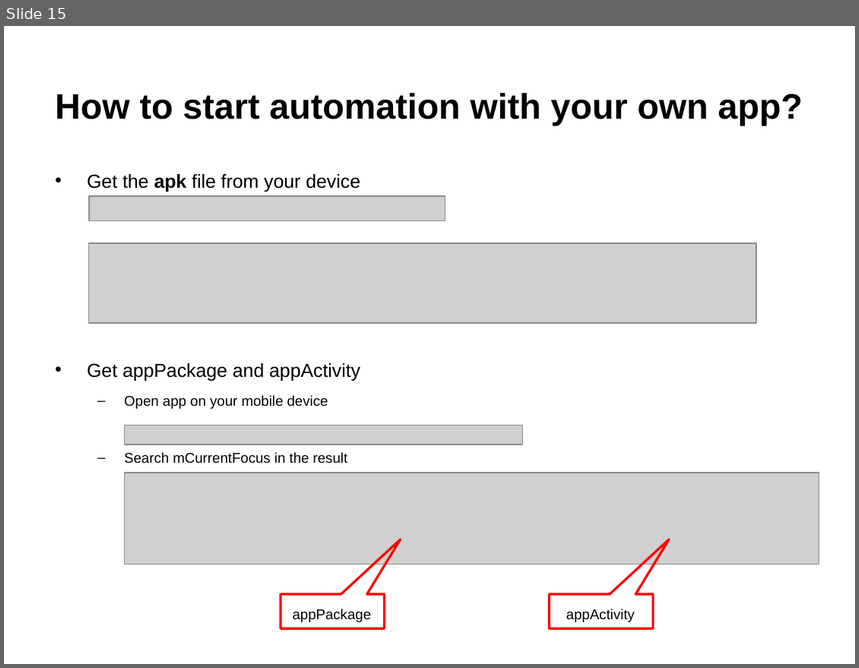
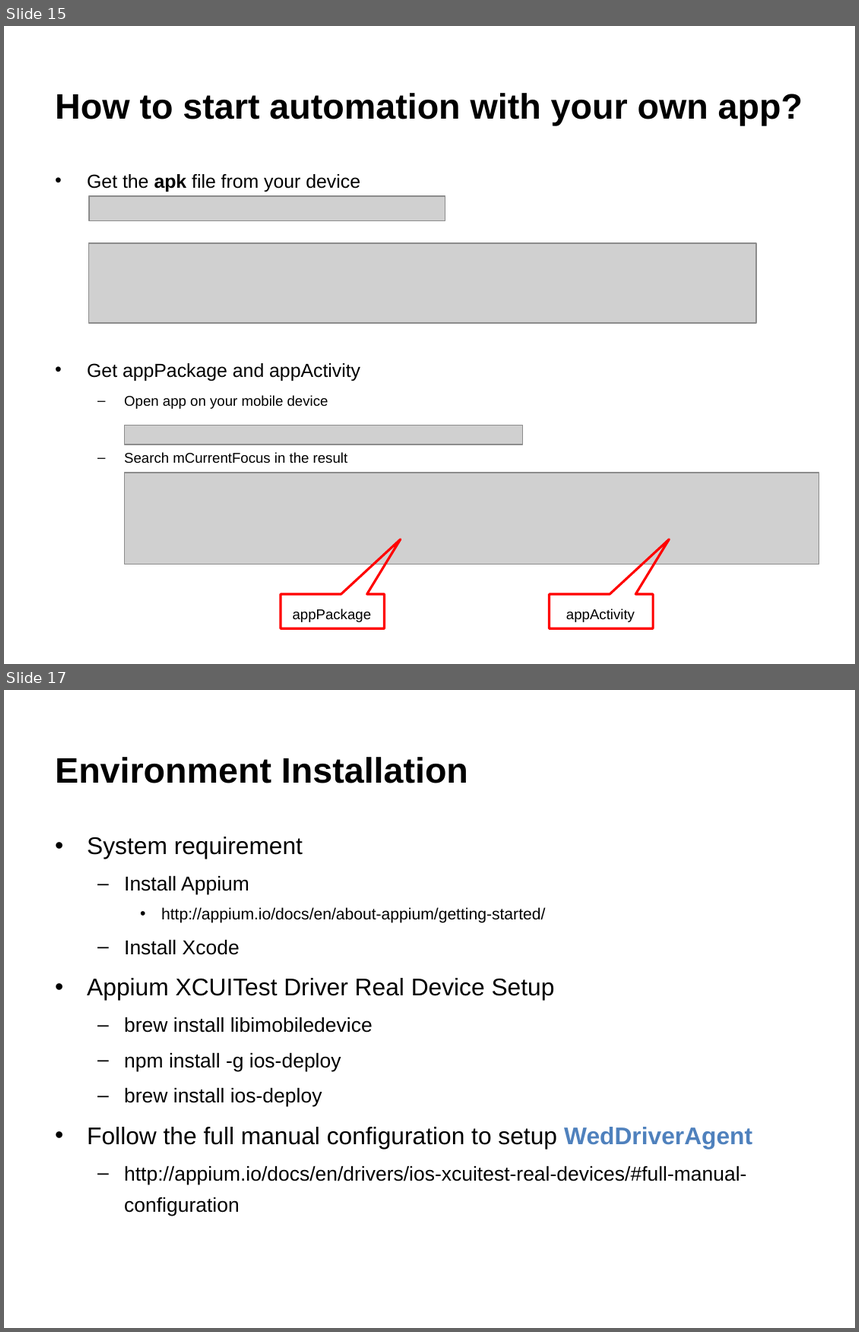
Before and after one commit to blackcatcoe/robot-mobile, a slide deck: Robot-Mobile.pptx. Shown one above the other, each under a label of ours: slide 15 before the commit, slides 15 and 17 after it; the slides between them are not shown. The pictures are 859x668 and 859x1332 pixels, drawn with LibreOffice and Linux fonts; fonts in the diff are those of the drawing; grey boxes stand for pictures. Boxes give left, top, right and bottom in pixels: in the first picture for what was removed or moved away, otherwise in the second. Text is boxed around its words. In the diff, an @@ line names an element or a change of style, - is before the commit and + after.

```diff
--- a/Robot-Mobile.pptx
+++ b/Robot-Mobile.pptx
@@ slide 17 added at bbox=[4, 690, 855, 1328], background #FFFFFF @@
@@ title added at bbox=[55, 757, 468, 783], 30 pt, text #000000, bold @@
+Environment Installation
@@ text added at bbox=[87, 837, 753, 1216], 17 pt, text #000000 @@
+• System requirement
+  – Install Appium
+    • http://appium.io/docs/en/about-appium/getting-started/
+  – Install Xcode
+• Appium XCUITest Driver Real Device Setup
+  – brew install libimobiledevice
+  – npm install -g ios-deploy
+  – brew install ios-deploy
+• Follow the full manual configuration to setup WedDriverAgent
+  – http://appium.io/docs/en/drivers/ios-xcuitest-real-devices/#full-manual-configuration
```
Also in this commit, not shown: 1 slide changed, 3 other slides added, 2 other files.
